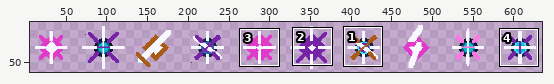
Pixel-art file -- game/assets/source/original_procedural/weapon_impacts_pixel.aseprite. Above, an overview of the earlier version with the close-up marked.
Close-up. The starting point:
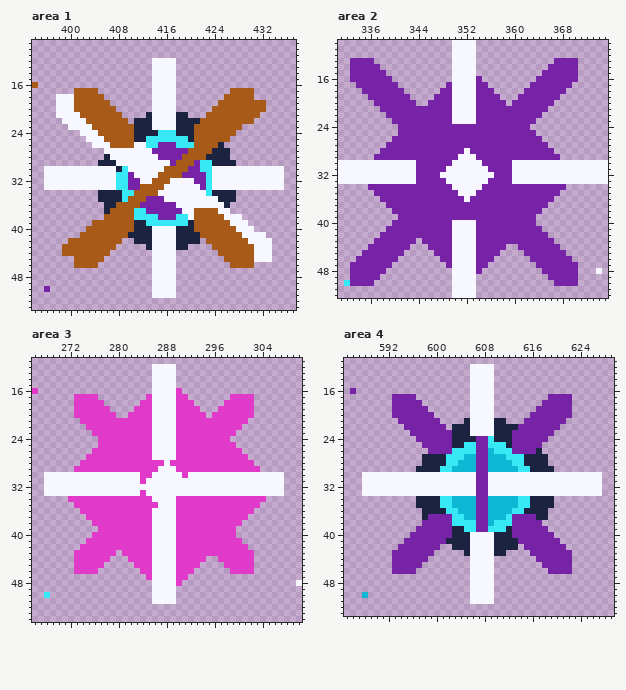
640x64 pixels, 1 frame. Shown: area 1: x 394..437, y 9..53; area 2: x 331..375, y 10..52; area 3: x 266..310, y 11..54; area 4: x 585..629, y 11..53. The wide view leaves out empty margins. The commit also changed other parts of the picture, which this record leaves out.
Once edited:
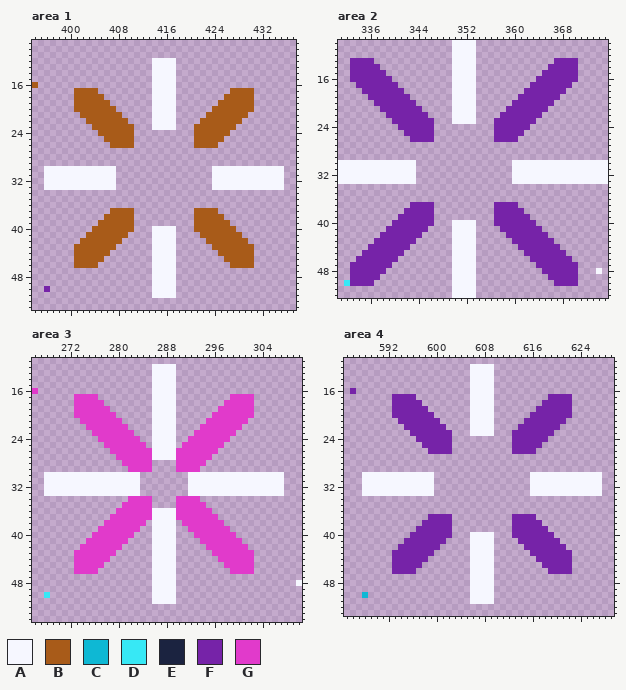
Palette (. is transparent): A #f6f7ff  B #a85b19  C #0eb8d4  D #37e8f5  E #1b2340  F #7623a8  G #e13acb
Change:
Changed rows in their new state; - is an unchanged pixel.
Area 1:
first column x 398:
18 ...---------------------------------
19 ...------------------------------..-
20 ...------------------------------..-
21 ....-----------.----..----------..--
22 -....--------...----....-------..---
23 --....-------...----...-------.-----
24 ----...------..........------.------
25 -----...-----..........-----.-------
26 ------...----..........----.--------
27 --------.....................-------
28 --------.....................-------
29 -------.......................------
30 ----------................----------
31 ----------................----------
32 ----------................----------
33 ----------................----------
34 -------.......................------
35 -------.......................------
36 --------.....................-------
37 --------.----..........----..-------
38 -------------..........-----...-----
39 ------.------..........------...----
40 -----.-------...----...-------...---
41 ----.-------....----....-------....-
42 --..---------...----....--------....
43 -..------------.----..-----------...
44 -..------------------------------...
45 ---------------------------------...
Area 2:
first column x 336:
16 ------------------.--------------
17 -------------.----..-------------
18 ------------..----...------------
19 -----------...----....-----------
20 ----------....----.....----------
21 ---------.....----.....----------
22 ----------....----....-----------
23 -----------...----...------------
24 -----------..........------------
25 -----.-----..........-----..-----
26 ----...----..........----....----
27 ---...........................---
28 --.............................--
29 -...............................-
30 --------................---------
31 --------................---------
32 --------................---------
33 --------................---------
34 .................................
35 -...............................-
36 --.............................--
37 ---....----..........----.....---
38 ----..-----..........-----...----
39 -----------..........------.-----
40 -----------...----...------------
41 ----------....----....-----------
42 ---------.....----.....----------
43 ---------.....----......---------
44 ----------....----.....----------
45 -----------...----....-----------
46 ------------..----...------------
47 -------------.----..-------------
48 ------------------.--------------
Area 3:
first column x 272:
16 ------------------.--------------
17 -------------.----..-------------
18 ------------..----...------------
19 -----------...----....-----------
20 ----------....----.....----------
21 ---------.....----.....----------
22 ----------....----....-----------
23 -----------...----...------------
24 ------------..----..-------------
25 -----.-------.----.-------..-----
26 ----...------------------....----
27 ---.....----------------......---
28 --.......-----....-----........--
29 -.........----....----..........-
30 ------------........-------------
31 ------------........-------------
32 ------------........-------------
33 ------------........-------------
34 ..........----....----...........
35 -........-----....-----.........-
36 --......----------------.......--
37 ---....------------------.....---
38 ----..-------.----.-------...----
39 ------------..----..-------.-----
40 -----------...----...------------
41 ----------....----....-----------
42 ---------.....----.....----------
43 ---------.....----......---------
44 ----------....----.....----------
45 -----------...----....-----------
46 ------------..----...------------
47 -------------.----..-------------
48 ------------------.--------------
Area 4:
first column x 597:
21 --------.----..--------
22 ------...----....------
23 ------...----...-------
24 ------..........-------
25 ------..........-------
26 ------..........----.--
27 -.....................-
28 -.....................-
29 .......................
30 ---................----
31 ---................----
32 ---................----
33 ---................----
34 .......................
35 .......................
36 -.....................-
37 -.----..........----..-
38 ------..........-------
39 ------..........-------
40 ------...----...-------
41 -----....----....------
42 ------...----....------
43 --------.----..--------
Where, in picture pixels (left, top, right, bottom), the same in both close-ups:
erased: (56, 94, 272, 262)
erased: (368, 76, 566, 274)
erased: (68, 388, 266, 586)
erased: (416, 418, 554, 556)
